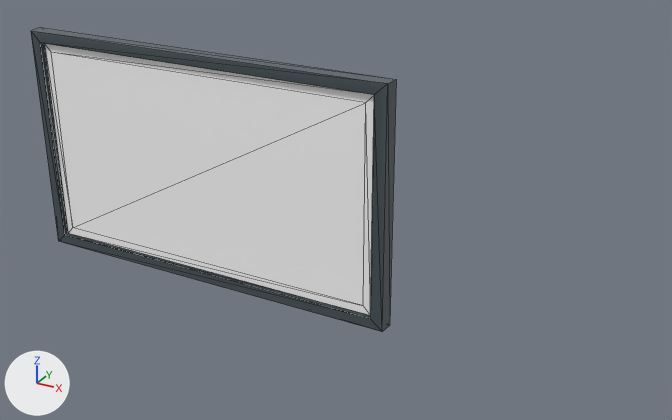
A saved change to the glTF model EverythingLibraryBrowser/models/human/human-electronics-flat-screen-tv/human-electronics-flat-screen-tv_v1.glb.
Camera for both pictures: a camera (50 mm lens) standing at (1.297, -1.689, 1.117) and looking at (0.349, 0.035, 0.255). Every picture has the same lights, and +X, +Y and +Z are marked at lower left. The older version comes first. Mesh edges are drawn as thin lines. Vertices at exactly the same position are counted once.

Before the edit, the objects in view are built like this:
```python
me_mesh_004 = bpy.data.meshes.new('Mesh.004')
me_mesh_004.from_pydata(...)  # 24 vertices, 36 faces; spans x -0.5..0.5, y -0.019..0.019, z 0.0..0.589
# faces by material slot: [26, 10]
me_mesh_004.materials.append(mat_mat_standard_024)
me_mesh_004.materials.append(mat_mat_screenfx_007)
ob_flat_screen_tv = bpy.data.objects.new('Flat Screen TV', me_mesh_004)
ob_flat_screen_tv.location = (0.0, 0.0, 0.0)
```
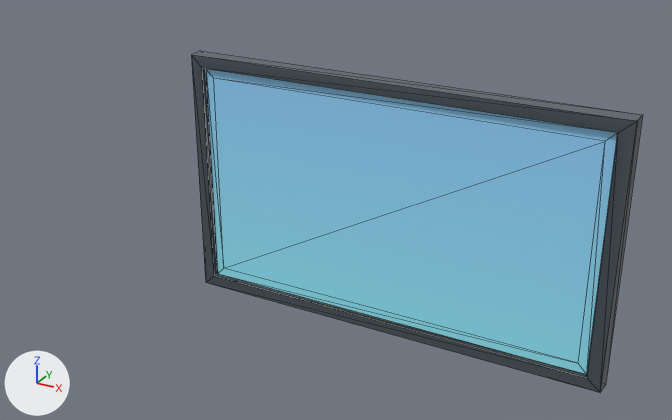
Where the change shows, as pixel boxes (x1, y1, x2, y2) in the pictures (672 x 420 px):
'Flat Screen TV', reshaped, moved (13% wider): before (31, 27, 396, 332); after (206, 69, 618, 374)
'Flat Screen TV.001', added: after (191, 51, 643, 393)
part 1 of me_mesh_004, reshaped: before (31, 27, 396, 332); after (206, 69, 618, 374)
part 2 of me_mesh_004, recoloured (grey to blue): before (51, 53, 366, 306); after (214, 79, 605, 363)

The change, as a list of edits to the scene's bpy script:
```text
Change me_mesh_004:
    used by ob_flat_screen_tv; location = (0.0, 0.0, 0.0)
    remove me_mesh_004.from_pydata(...)  # 24 vertices, 36 faces; spans x -0.5..0.5, y -0.019..0.019, z 0.0..0.589
    remove me_mesh_004.materials.append(mat_mat_standard_024)
    add me_mesh_004.from_pydata(...)  # 8 vertices, 10 faces; spans x -0.465..0.465, y -0.01, z 0.031..0.558
    me_mesh_004 part 1
    16 vertices are removed from x -0.5..0.5, y -0.019..0.019, z 0.0..0.589
    34 faces are deleted
    8 new faces join them
    me_mesh_004 part 2: 2 kept faces spanning x -0.445..0.445, y -0.01, z 0.052..0.538 get new vertex colours
Add me_mesh_001:
    me_mesh_001.from_pydata(...)  # 16 vertices, 26 faces; spans x -0.5..0.5, y -0.019..0.019, z 0.0..0.589
    me_mesh_001.materials.append(mat_mat_standard_024)
Change ob_flat_screen_tv:
    ob_flat_screen_tv.location: (0.0, 0.0, 0.0) -> (0.5, 0.0, 0.0)
Add ob_flat_screen_tv_001:
    ob_flat_screen_tv_001 = bpy.data.objects.new('Flat Screen TV.001', me_mesh_001)
    ob_flat_screen_tv_001.location = (0.5, 0.0, 0.0)
```
